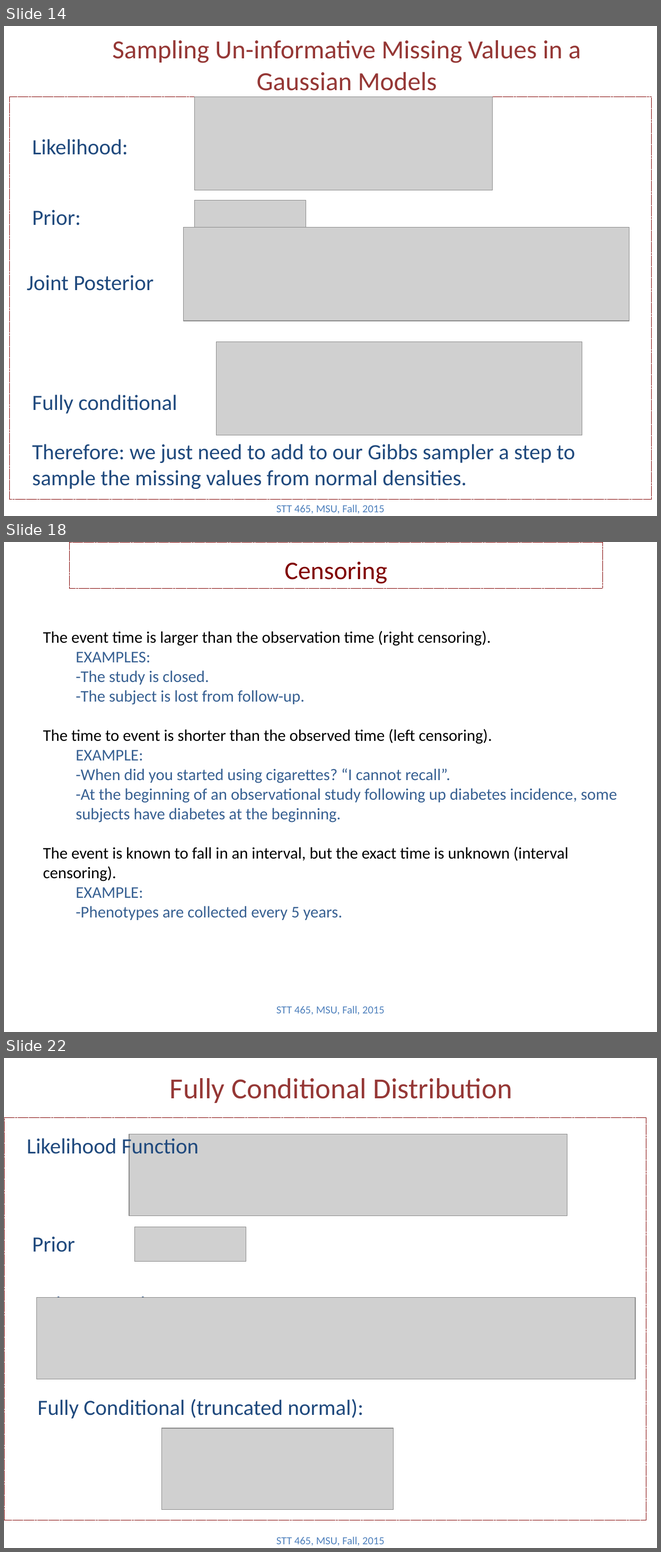
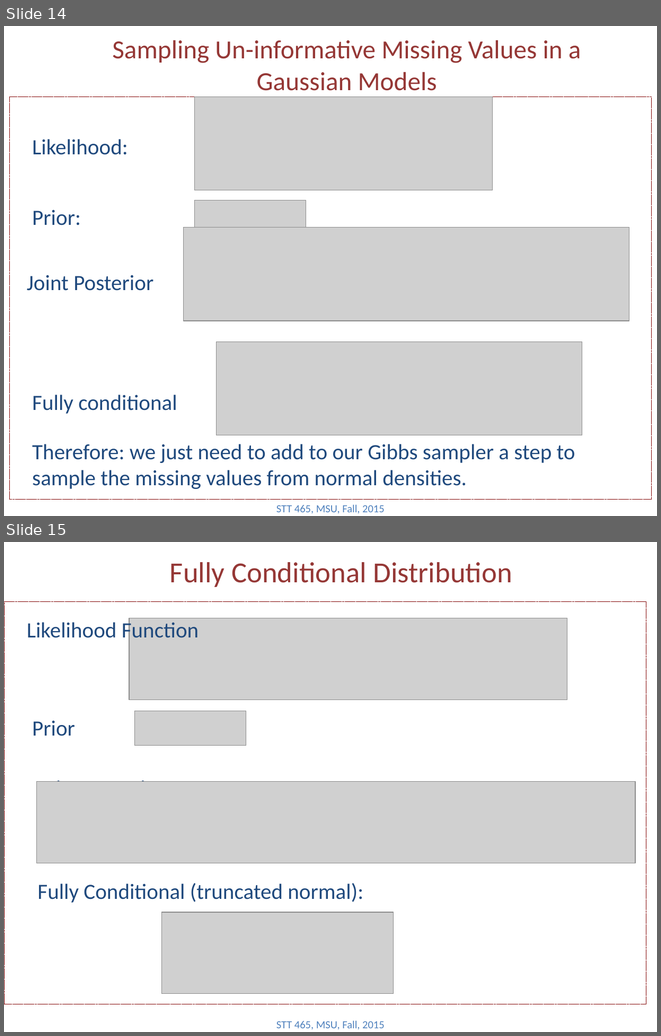
Before and after one commit to Boukos/STT465, a slide deck: STT465_13.pptx. Shown one above the other, each under a label of ours: slides 14, 18 and 22 before the commit, slides 14 and 15 after it; the slides between them are not shown. The pictures are 661x1552 and 661x1036 pixels, drawn with LibreOffice and Linux fonts; fonts in the diff are those of the drawing; grey boxes stand for pictures. Boxes give left, top, right and bottom in pixels: in the first picture for what was removed or moved away, otherwise in the second. Text is boxed around its words. In the diff, an @@ line names an element or a change of style, - is before the commit and + after.

```diff
--- a/STT465_13.pptx
+++ b/STT465_13.pptx
@@ slide 18 removed at [4, 542, 657, 1032], background #FFFFFF @@
@@ rectangle removed at [69, 542, 603, 588] @@
-Censoring
@@ text removed at [43, 631, 617, 920] @@
-The event time is larger than the observation time (right censoring).
-  EXAMPLES:
-  -The study is closed.
-  -The subject is lost from follow-up.
-The time to event is shorter than the observed time (left censoring).
-  EXAMPLE:
-  -When did you started using cigarettes? “I cannot recall”.
-  -At the beginning of an observational study following up diabetes incidence, some subjects have diabetes at the beginning.
-The event is known to fall in an interval, but the exact time is unknown (interval censoring).
-  EXAMPLE:
-  -Phenotypes are collected every 5 years.
@@ text removed at [276, 1005, 385, 1015] @@
-STT 465, MSU, Fall, 2015
@@ what was slide 22 is now slide 15 @@
```
Also in this commit, not shown: 1 slide changed, 8 other slides removed, 3 other files.
